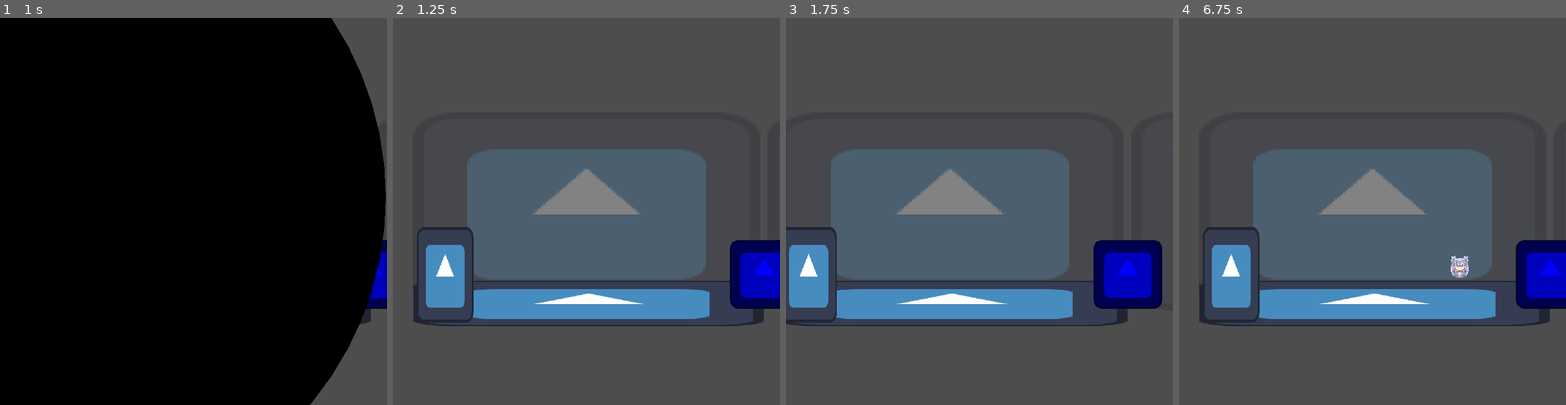
Above: before the commit, frames 1-4 (left to right).
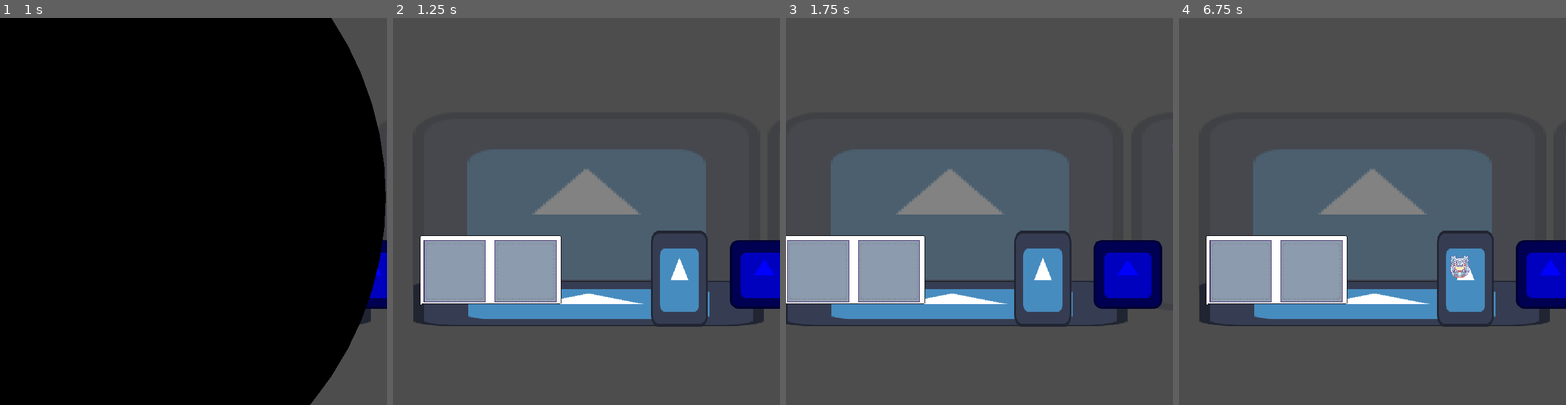
Above: after the commit, the same moments.

Repository: luankaike-code/felpo-jam-2026
Game: Godot game, scene res://scenes/screens/root_game.tscn
Same seed, same stepped clock (60 frames per second), same inputs: the game is played once before the commit and once after it. The engine's default icon, where the game draws it, is replaced by a stand-in: a white triangle on a blue panel in a dark square.
Inputs (mouse positions are in pixels of both pictures, inside the frame that each line leads up to):
- Up to frame 1 (1 s): click (61, 196) at 0.52 s
- Up to frame 2 (1.25 s): no input
- Up to frame 3 (1.75 s): tap Enter (ui_accept) at 1.25, 1.52 s; move the mouse to (1064, 192) at 1.27 s; click (1064, 192) at 1.42 s
- Up to frame 4 (6.75 s): drag from (1295, 230) to (1229, 273) at 2.02 s; tap Enter (ui_accept) at 2.75, 3.5, 4.25, 4.52, 5.75, 6.5 s; move the mouse to (1411, 126) at 2.77 s; click (1411, 126) at 2.92 s; drag from (1279, 254) to (1507, 165) at 3.52 s; move the mouse to (1488, 269) at 4.27 s; click (1488, 269) at 4.42 s; drag from (1256, 153) to (1550, 273) at 5.02 s; move the mouse to (1391, 211) at 5.77 s; click (1391, 211) at 5.92 s; drag from (1504, 265) to (1194, 273) at 6.52 s

Frame 1 is identical in both runs. In frame 2, 9.6% of the frame differs, in the area x 6-82%, y 54-80%; in frame 3, 9.4%; in frame 4, 9.4%.

Commit message:
Create DeliveryBubble

Diff:
--- /dev/null
+++ b/felpojam-2026-game-code/scenes/entitys/delivery_bubble/delivery_bubble.tscn
@@ -0,0 +1,26 @@
+[gd_scene format=3 uid="uid://bqlbykpw7ass8"]
+
+[ext_resource type="Texture2D" uid="uid://bmaxq32uopw40" path="res://assets/images/speech_bubble.png" id="1_8iyho"]
+[ext_resource type="Script" uid="uid://gbj3t23qgwk1" path="res://scripts/entitys/delivery_bubble/delivery_bubble.gd" id="1_vr8ht"]
+
+[node name="DeliveryBubble" type="Node2D" unique_id=557448253]
+script = ExtResource("1_vr8ht")
+
+[node name="Bubble" type="NinePatchRect" parent="." unique_id=2021849464]
+anchors_preset = 8
+anchor_left = 0.5
+anchor_top = 0.5
+anchor_right = 0.5
+anchor_bottom = 0.5
+offset_right = 6.0
+offset_bottom = 6.0
+grow_horizontal = 2
+grow_vertical = 2
+size_flags_horizontal = 4
+size_flags_vertical = 4
+texture = ExtResource("1_8iyho")
+region_rect = Rect2(0, 0, 16, 16)
+patch_margin_left = 4
+patch_margin_top = 2
+patch_margin_right = 2
+patch_margin_bottom = 4
--- /dev/null
+++ b/felpojam-2026-game-code/scenes/entitys/delivery_bubble/delivery_zone.tscn
@@ -0,0 +1,19 @@
+[gd_scene format=3 uid="uid://dwe81rnwpk8gs"]
+
+[ext_resource type="Script" uid="uid://c3sg2yow12u1s" path="res://scripts/entitys/delivery_bubble/delivery_zone.gd" id="1_d1iex"]
+[ext_resource type="Texture2D" uid="uid://di80gb0d2s6mt" path="res://assets/images/paper.png" id="2_d1iex"]
+
+[sub_resource type="RectangleShape2D" id="RectangleShape2D_d1iex"]
+size = Vector2(116, 116)
+
+[node name="delivery_zone" type="Area2D" unique_id=1330716735]
+script = ExtResource("1_d1iex")
+metadata/_custom_type_script = "uid://2p33g122efmh"
+
+[node name="Sprite" type="Sprite2D" parent="." unique_id=856399396]
+modulate = Color(0.5772, 0.65156, 0.78, 1)
+scale = Vector2(1.2, 1.2)
+texture = ExtResource("2_d1iex")
+
+[node name="CollisionShape2D" type="CollisionShape2D" parent="." unique_id=1485833125]
+shape = SubResource("RectangleShape2D_d1iex")
--- a/felpojam-2026-game-code/scenes/locals/client_local.tscn
+++ b/felpojam-2026-game-code/scenes/locals/client_local.tscn
@@ -4,17 +4,20 @@
 [ext_resource type="Script" uid="uid://f23l5pvhm3bj" path="res://scripts/locals/client_local.gd" id="2_qqkxa"]
 [ext_resource type="PackedScene" uid="uid://bus65tqh6i83b" path="res://scenes/entitys/character_sprite.tscn" id="3_geiil"]
 [ext_resource type="Texture2D" uid="uid://n85kss5ltq1u" path="res://icon.svg" id="3_qqkxa"]
+[ext_resource type="Texture2D" uid="uid://tww13gt4mlxq" path="res://assets/images/concubine.png" id="4_ph3mh"]
 [ext_resource type="Script" uid="uid://b22ark22c86p4" path="res://scripts/speech_bubble_manager.gd" id="5_pp4ci"]
 [ext_resource type="Script" uid="uid://c8bo8naw8qjrt" path="res://scripts/state_machine/state_machine.gd" id="6_6kv1h"]
 [ext_resource type="Script" uid="uid://dcu03w3wuqsy1" path="res://scripts/states/client_local/new_client.gd" id="7_geiil"]
 [ext_resource type="Script" uid="uid://8vbt8kvjfppn" path="res://scripts/states/client_local/idle_client.gd" id="8_geiil"]
 [ext_resource type="Script" uid="uid://bnmi3hseq168p" path="res://scripts/states/client_local/exit_client.gd" id="9_geiil"]
+[ext_resource type="PackedScene" uid="uid://bqlbykpw7ass8" path="res://scenes/entitys/delivery_bubble/delivery_bubble.tscn" id="10_aedb0"]
 
 [node name="ClientLocal" unique_id=564590170 instance=ExtResource("1_vig35")]
 script = ExtResource("2_qqkxa")
 
 [node name="CharacterSprite" parent="." index="1" unique_id=934250755 instance=ExtResource("3_geiil")]
 position = Vector2(-140, 3)
+texture = ExtResource("4_ph3mh")
 
 [node name="Table" type="Sprite2D" parent="." index="2" unique_id=56828278]
 position = Vector2(4.0000005, 171)
@@ -42,3 +45,6 @@
 [node name="ExitClient" type="Node" parent="StateMachine" index="2" unique_id=1572576924]
 script = ExtResource("9_geiil")
 metadata/_custom_type_script = "uid://b03mc2du2h6cu"
+
+[node name="DeliveryBubble" parent="." index="5" unique_id=557448253 instance=ExtResource("10_aedb0")]
+position = Vector2(-310, 110)
--- a/felpojam-2026-game-code/scenes/screens/game.tscn
+++ b/felpojam-2026-game-code/scenes/screens/game.tscn
@@ -20,7 +20,7 @@
 [node name="ClientLocal" parent="." unique_id=564590170 instance=ExtResource("3_xrk1x")]
 
 [node name="PaperTeleporter2" parent="." unique_id=1691328122 node_paths=PackedStringArray("linked_teleporter") instance=ExtResource("7_0q6jn")]
-position = Vector2(-263, 118)
+position = Vector2(173, 125)
 linked_teleporter = NodePath("../Local2/PaperTeleporter")
 
 [node name="Local2" parent="." unique_id=522202926 instance=ExtResource("9_yruvw")]
--- /dev/null
+++ b/felpojam-2026-game-code/scripts/entitys/delivery_bubble/delivery_bubble.gd
@@ -0,0 +1,41 @@
+class_name DeliveryBubble extends Node2D
+
+var packed_delivery_zone := preload("res://scenes/entitys/delivery_bubble/delivery_zone.tscn") as PackedScene
+@onready var bubble := $Bubble as NinePatchRect
+
+var delivery_zones: Array[DeliveryZone]
+var delivery_zone_gap := 1
+
+func add_delivery_zone():
+	var delivery_zone := packed_delivery_zone.instantiate() as DeliveryZone
+
+	add_child(delivery_zone)
+
+	var dz_size := delivery_zone.get_sprite_size()
+	var pos := (dz_size.x + delivery_zone_gap) * delivery_zones.size()
+	delivery_zone.position.x = pos + dz_size.x/2
+	delivery_zones.push_back(delivery_zone)
+
+	resize_bubble(dz_size)
+
+func resize_bubble(dz_size: Vector2):
+	bubble.size.x = ((dz_size.x + delivery_zone_gap) * delivery_zones.size())
+	bubble.size.y = dz_size.y if dz_size.y > bubble.size.y else bubble.size.y
+	bubble.position.y = bubble.size.y / -2
+
+func get_fields_content() -> Array[ParchmentObj]:
+	var parchments: Array
+	for dz in delivery_zones:
+		var parchment := dz.get_parchment()
+
+		if !parchment:	return []
+		parchments.push_back(parchment)
+
+	return parchments
+
+func remove_delivery_zones():
+	for dz in delivery_zones:
+		dz.queue_free()
+
+	delivery_zones = []
+	resize_bubble(Vector2.ZERO)
--- /dev/null
+++ b/felpojam-2026-game-code/scripts/entitys/delivery_bubble/delivery_zone.gd
@@ -0,0 +1,25 @@
+class_name DeliveryZone extends Stand
+
+@onready var sprite: Sprite2D = $Sprite
+
+var current_paper: Paper
+
+func place_item(item: Node2D) -> bool:
+	if item is Paper:
+		item.global_position = global_position
+		item.start_drag.connect(_on_start_drag)
+		current_paper = item
+		return true
+	return false
+
+func _on_start_drag():
+	current_paper.start_drag.disconnect(_on_start_drag)
+	current_paper = null
+
+func get_sprite_size() -> Vector2:
+	return sprite.get_rect().size * sprite.scale
+
+func get_parchment() -> ParchmentObj:
+	if current_paper:
+		return current_paper.data
+	return
--- a/felpojam-2026-game-code/scripts/locals/client_local.gd
+++ b/felpojam-2026-game-code/scripts/locals/client_local.gd
@@ -2,19 +2,20 @@
 
 @onready var character_sprite := $CharacterSprite as CharacterSprite
 @onready var speech_bubble_manager := $SpeechBubbleManager as SpeechBubbleManager
-@onready var state_machine: StateMachine = $StateMachine
+@onready var state_machine := $StateMachine as StateMachine
+@onready var delivery_bubble := $DeliveryBubble as DeliveryBubble
 
 var current_client_order_index: int
 var current_character_name: CharacterData.names
 var current_speech_name: SpeechsData.names
 var client: ClientObj
 
+func _ready() -> void:
+	delivery_bubble.add_delivery_zone()
+	delivery_bubble.add_delivery_zone()
+
 @warning_ignore("unused_parameter")
 func _unhandled_input(event: InputEvent) -> void:
 	if Input.is_action_just_pressed("ui_copy"):
 		if state_machine.current_state.name == "ExitClient":
 			state_machine.change_state("NewClient")
-
-@warning_ignore("unused_parameter")
-func _process(delta: float) -> void:
-	pass
Not shown, added: felpojam-2026-game-code/scripts/entitys/delivery_bubble/delivery_bubble.gd.uid
Not shown, added: felpojam-2026-game-code/scripts/entitys/delivery_bubble/delivery_zone.gd.uid
